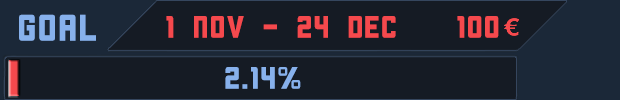
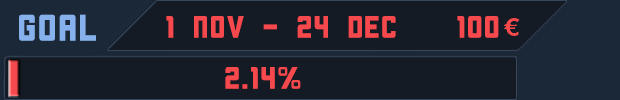
Layer changes from the first w=620, h=100 image to the second:
painted on "2.14%" over [225, 67, 301, 89]
